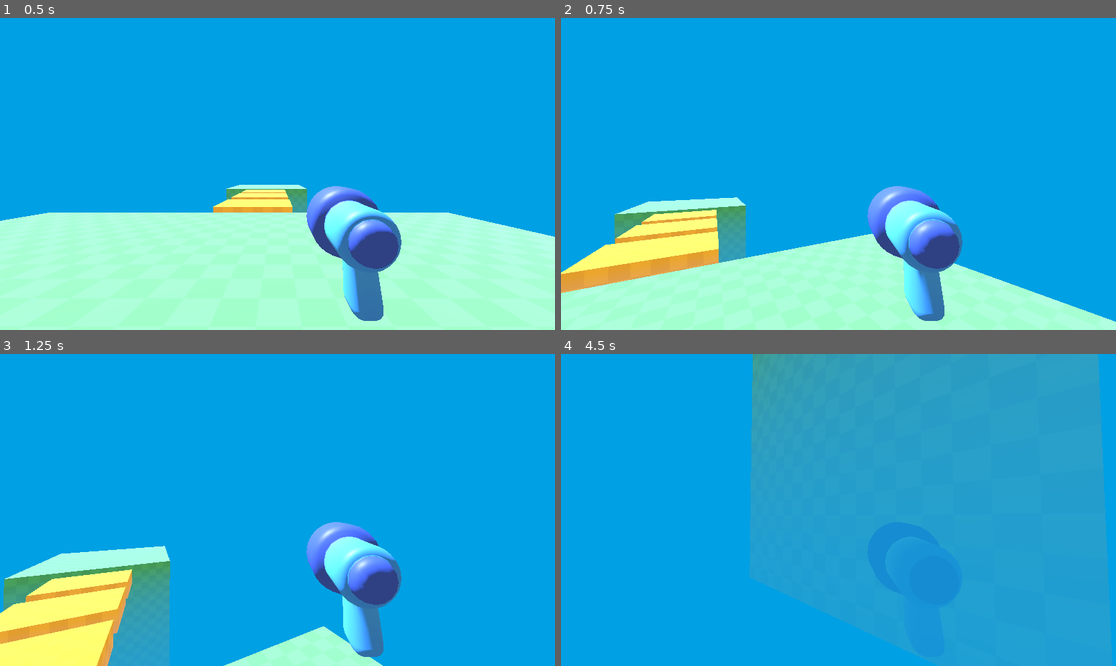
Above: before the commit, frames 1-4 (two rows, left to right).
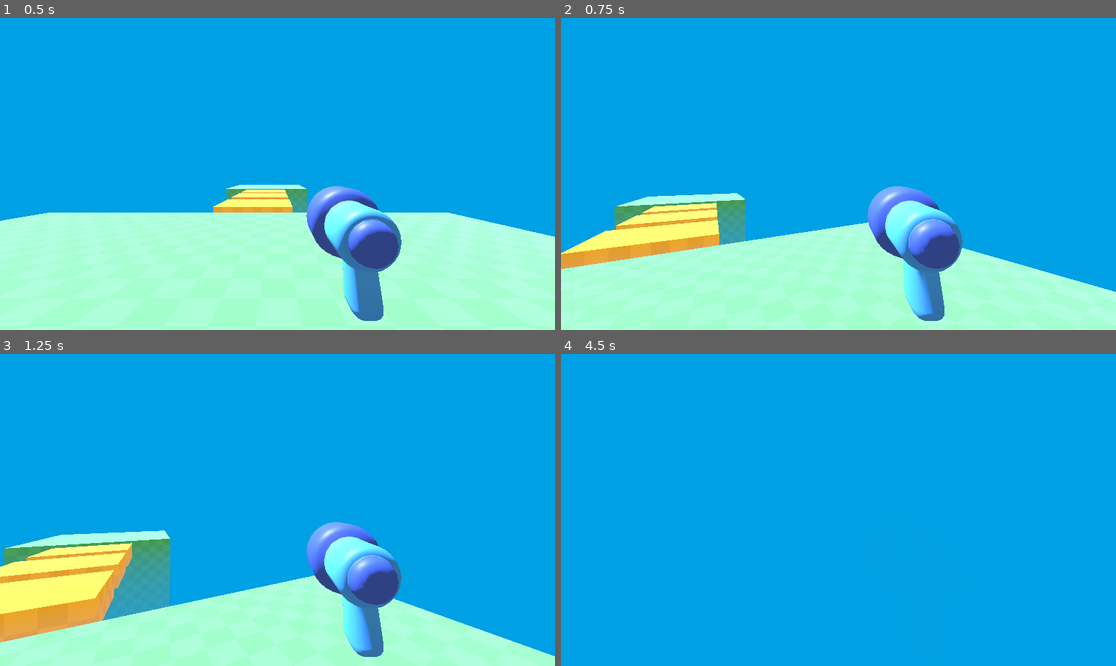
Above: after the commit, the same moments.

Repository: autrera/tutorial-fps-survivors-arena
Game: Godot game, scene res://level/temporary_level.tscn
Same seed, same stepped clock (60 frames per second), same inputs: the game is played once before the commit and once after it.
Inputs (mouse positions are in pixels of both pictures, inside the frame that each line leads up to):
- Up to frame 1 (0.5 s): no input
- Up to frame 2 (0.75 s): tap Enter at 0.5 s; move the mouse to (866, 174) at 0.52 s; hold W (move_forward) from 0.53 s (still down); tap Space (jump) at 0.6 s
- Up to frame 3 (1.25 s): keep holding W (move_forward); tap Space (jump) at 0.77, 1.07 s
- Up to frame 4 (4.5 s): keep holding W (move_forward); move the mouse to (810, 510) at 1.27 s; tap Space (jump) at 1.35, 1.52, 1.82, 2.1, 2.85, 3.02, 3.32, 3.6, 3.77, 4.07, 4.35 s; move the mouse to (849, 503) at 2.02 s; move the mouse to (832, 516) at 2.77 s; move the mouse to (877, 513) at 3.52 s; move the mouse to (794, 506) at 4.27 s

Frame 1 is identical in both runs. In frame 2, 8.5% of the frame differs, in the area x 0-100%, y 56-98%; in frame 3, 21%; in frame 4, 55%, in the area x 33-100%, y 0-100%.

Commit message:
Modify the jump height depending on how long the key was pressed

Diff:
--- a/player.gd
+++ b/player.gd
@@ -31,5 +31,7 @@
 	velocity.y -= 20.0 * delta
 	if Input.is_action_just_pressed("jump") and is_on_floor():
 		velocity.y = 10.0
+	elif Input.is_action_just_released("jump") and velocity.y > 0.0:
+		velocity.y = 0.0
 
 	move_and_slide()
